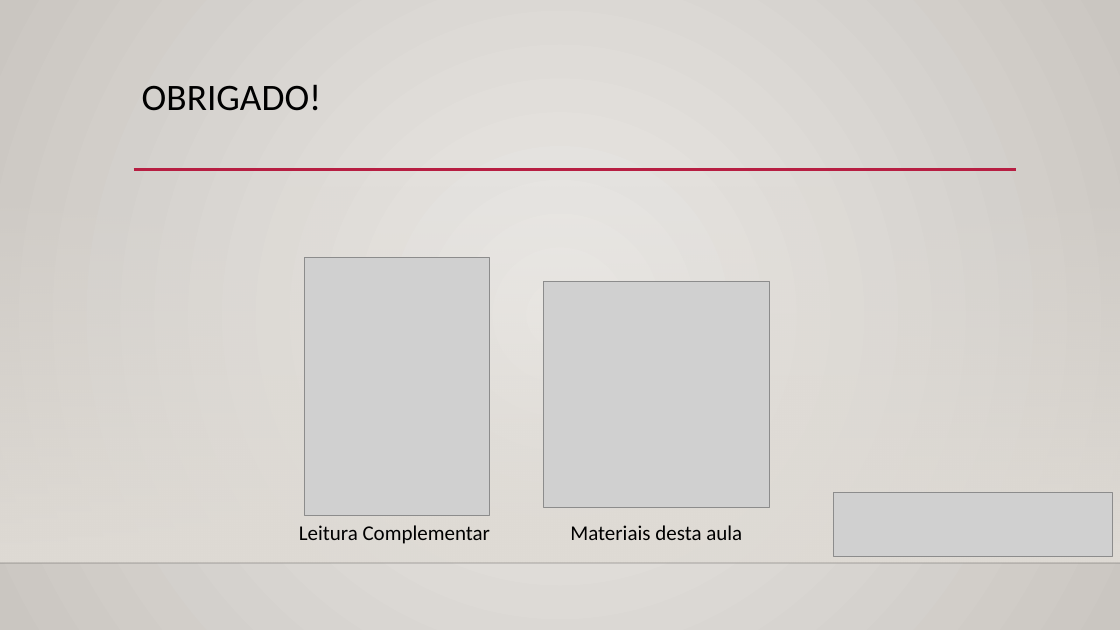
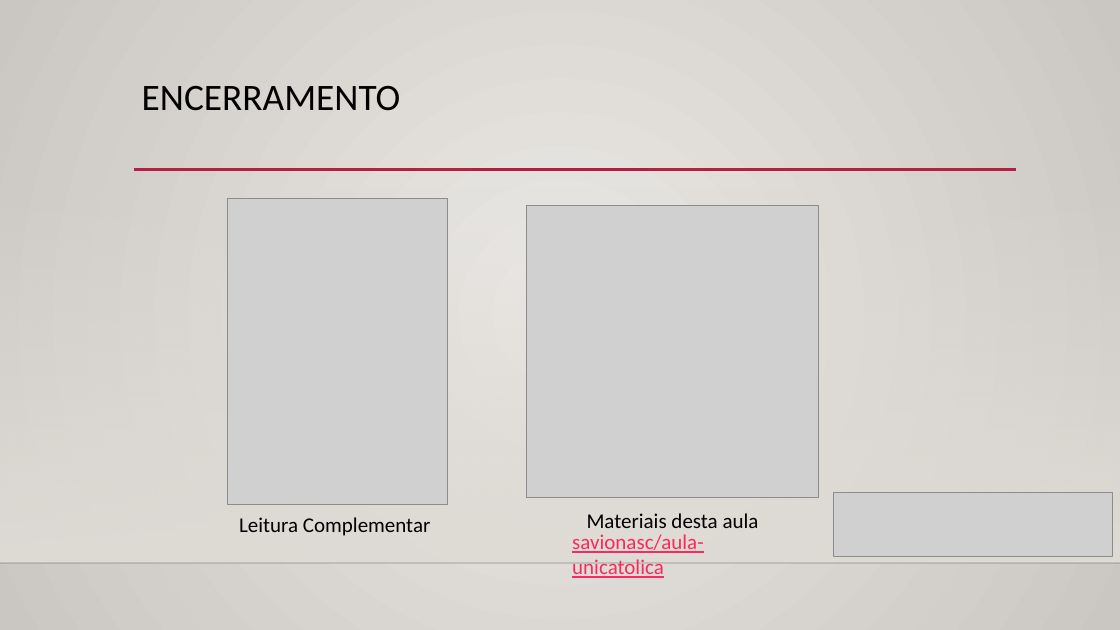
Before and after one commit to savionasc/aula-unicatolica, a slide deck: slide 10 of Slide-aula.pptx (slide 9 before the commit). Drawn at 1120x630 pixels with LibreOffice and Linux fonts; fonts in the diff are those of the drawing; grey boxes stand for pictures; background and template pictures are left out. Boxes give left, top, right and bottom in pixels: in the first picture for what was removed or moved away, otherwise in the second. Text is boxed around its words. In the diff, an @@ line names an element or a change of style, - is before the commit and + after.

```diff
--- a/Slide-aula.pptx
+++ b/Slide-aula.pptx
@@ title at (x1=142, y1=85, x2=401, y2=111): text changed @@
-OBRIGADO!
+ENCERRAMENTO
@@ picture resized from (x1=304, y1=257, x2=490, y2=515) to (x1=228, y1=199, x2=447, y2=505) @@
@@ picture resized from (x1=544, y1=281, x2=770, y2=507) to (x1=527, y1=206, x2=818, y2=497) @@
@@ text "Leitura Complementar" moved from (x1=299, y1=525, x2=490, y2=544) to (x1=239, y1=517, x2=430, y2=536) @@
@@ text "Materiais desta aula" rewrapped from (x1=570, y1=525, x2=742, y2=540) to (x1=587, y1=513, x2=759, y2=535) @@
@@ text added at (x1=572, y1=534, x2=704, y2=578), 18 pt, text #FA2B5C, underline @@
+savionasc/aula-unicatolica
```
Also in this commit, not shown: 1 slide added, 1 other file.
